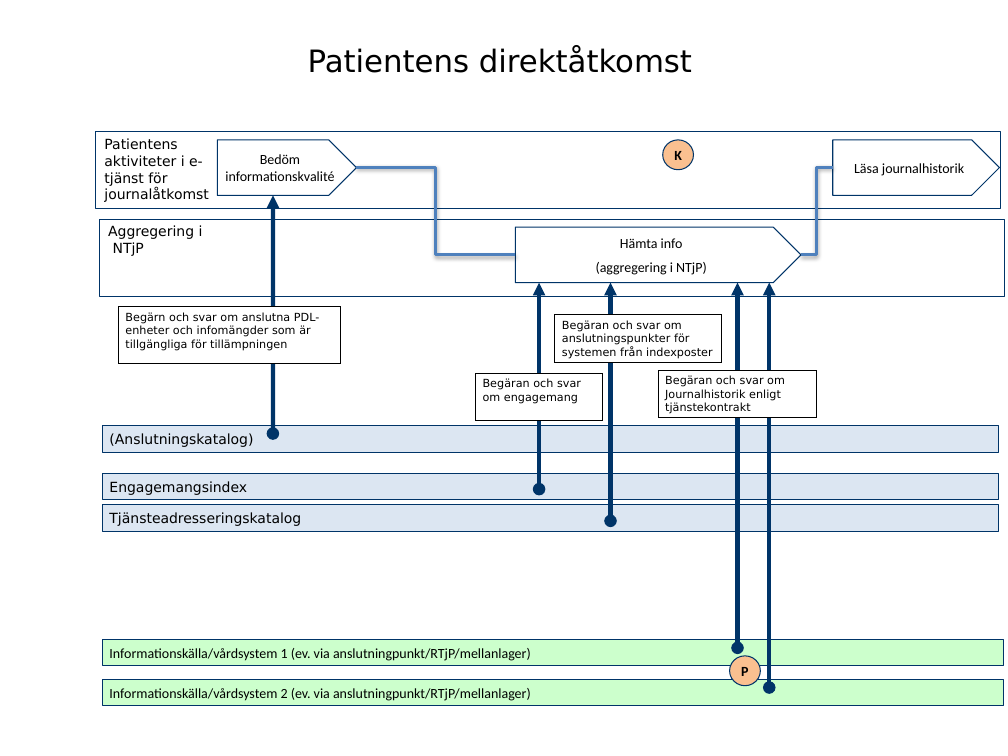
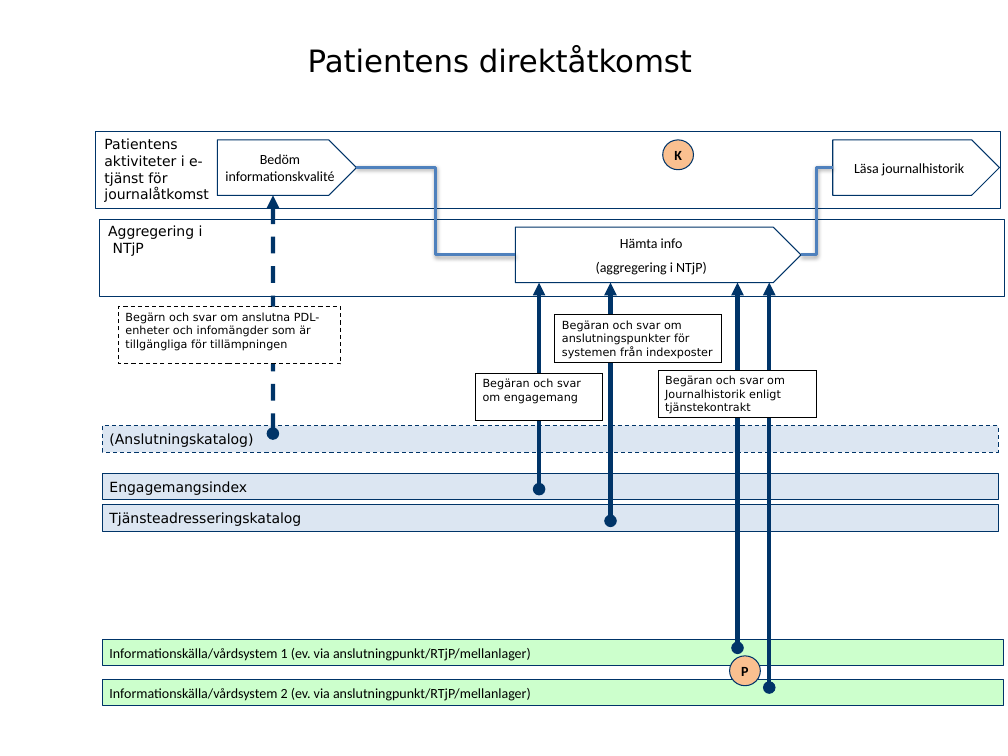
Before and after one commit to admstar/rivta, a slide deck: slide 4 of ServiceInteractions/riv/clinicalprocess/activityprescription/actoutcome/trunk/docs/TD_activityprescription_actoutcome.pptx. Drawn at 1008x756 pixels with LibreOffice and Linux fonts; fonts in the diff are those of the drawing; background and template pictures are left out. Boxes give left, top, right and bottom in pixels: in the first picture for what was removed or moved away, otherwise in the second. Text is boxed around its words. In the diff, an @@ line names an element or a change of style, - is before the commit and + after.

```diff
--- a/ServiceInteractions/riv/clinicalprocess/activityprescription/actoutcome/trunk/docs/TD_activityprescription_actoutcome.pptx
+++ b/ServiceInteractions/riv/clinicalprocess/activityprescription/actoutcome/trunk/docs/TD_activityprescription_actoutcome.pptx
@@ double arrow (273, 196) - (273, 433): stroke #003468 3 pt to #003468 3 pt dashed @@
@@ rectangle "Begärn och svar om anslutna ..." at [118,306,340,364]: outline #000000 0.75 pt to #000000 0.75 pt dashed @@
@@ rectangle "(Anslutningskatalog)" at [103,425,998,452]: outline #003468 0.75 pt to #003468 0.75 pt dashed @@
```
Also in this commit, not shown: 2 other slides changed, 9 other files.
